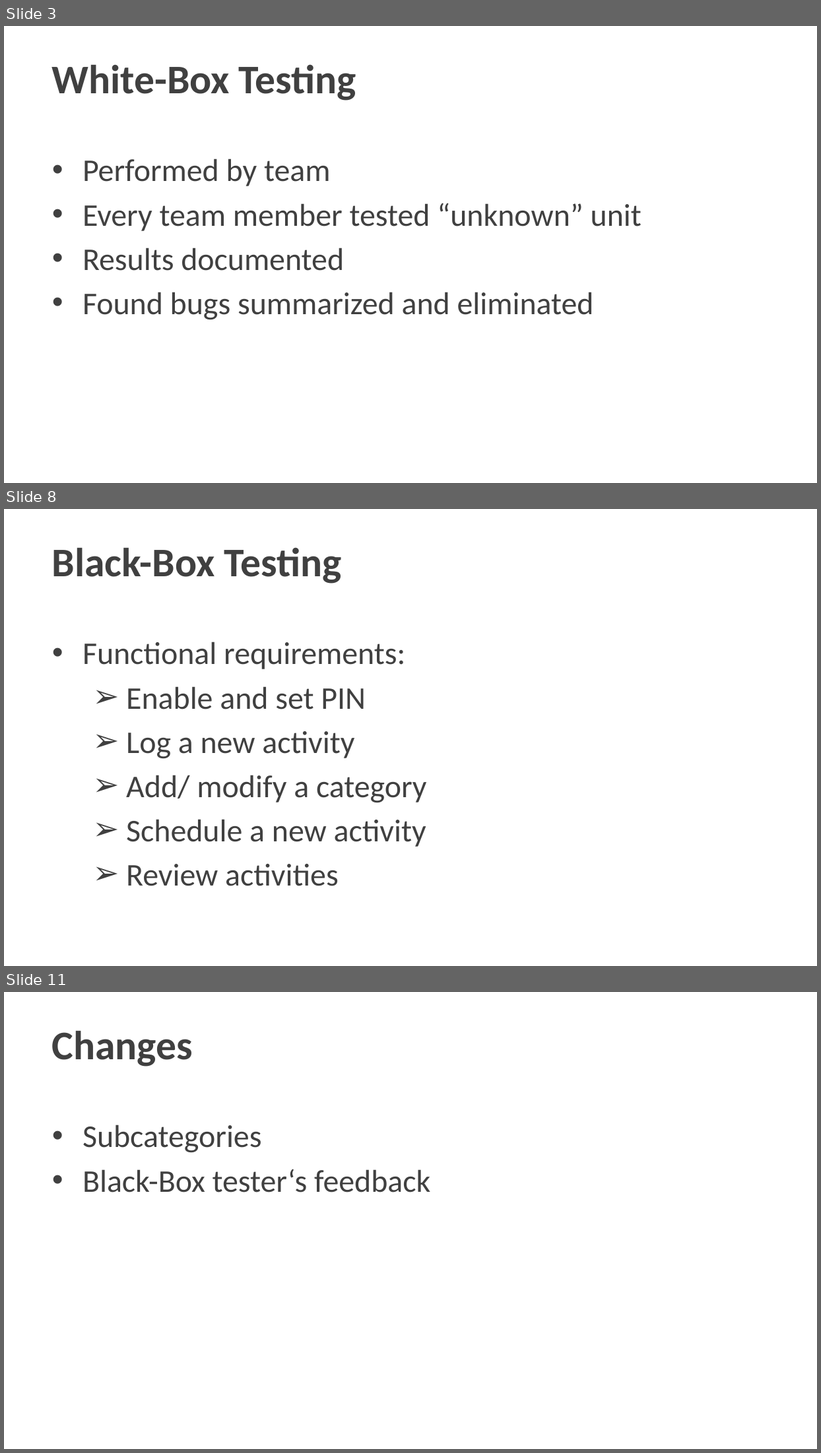
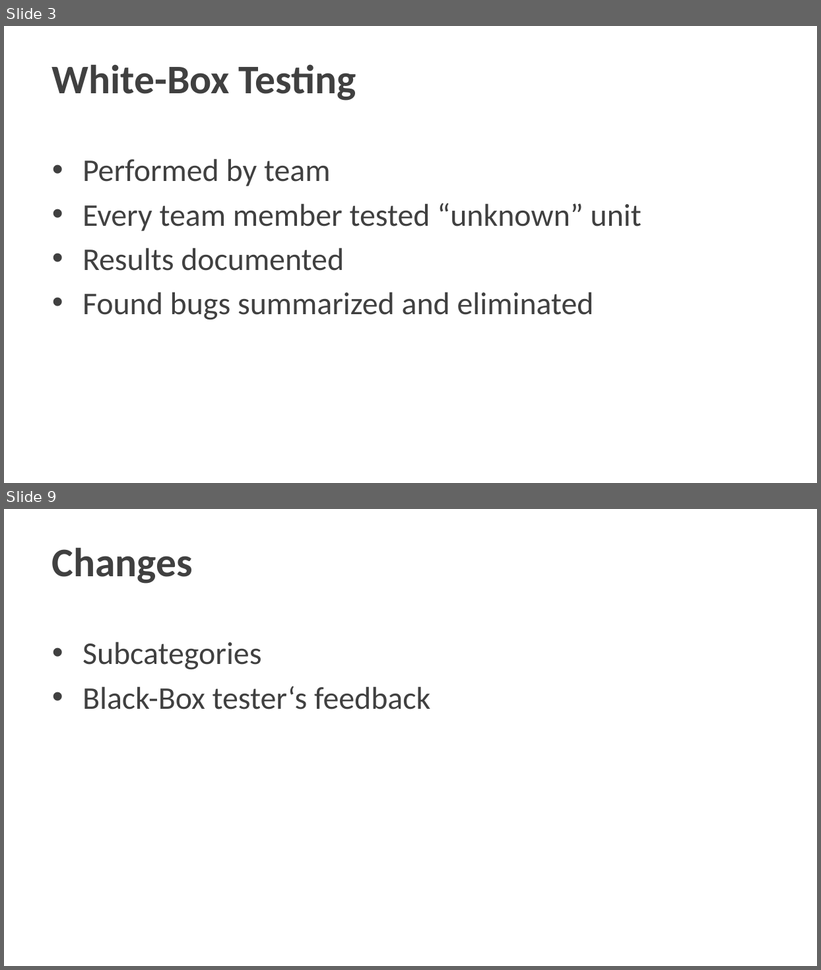
Before and after one commit to Dean161/Timebox, a slide deck: Publishments/03_Presentations/CurryWurst_TestCaseDesign.pptx. Shown one above the other, each under a label of ours: slides 3, 8 and 11 before the commit, slides 3 and 9 after it; the slides between them are not shown. The pictures are 821x1453 and 821x970 pixels, drawn with LibreOffice and Linux fonts; fonts in the diff are those of the drawing; background and template pictures are left out. Boxes give left, top, right and bottom in pixels: in the first picture for what was removed or moved away, otherwise in the second. Text is boxed around its words. In the diff, an @@ line names an element or a change of style, - is before the commit and + after.

```diff
--- a/Publishments/03_Presentations/CurryWurst_TestCaseDesign.pptx
+++ b/Publishments/03_Presentations/CurryWurst_TestCaseDesign.pptx
@@ slide 8 removed at <box>4,509,817,966</box>, background picture (left out) @@
@@ title removed at <box>52,547,341,584</box> @@
-Black-Box Testing
@@ text removed at <box>83,642,427,887</box> @@
-• Functional requirements:
-  ➢ Enable and set PIN
-  ➢ Log a new activity
-  ➢ Add/ modify a category
-  ➢ Schedule a new activity
-  ➢ Review activities
@@ what was slide 11 is now slide 9 @@
```
Also in this commit, not shown: 2 slides changed, 4 slides added, 5 other slides removed, 11 other files.
